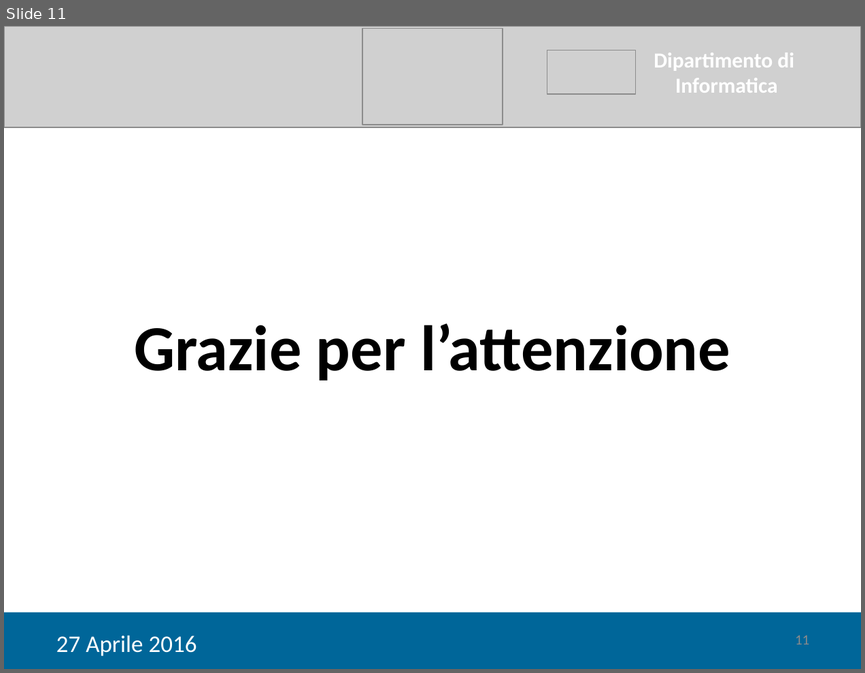
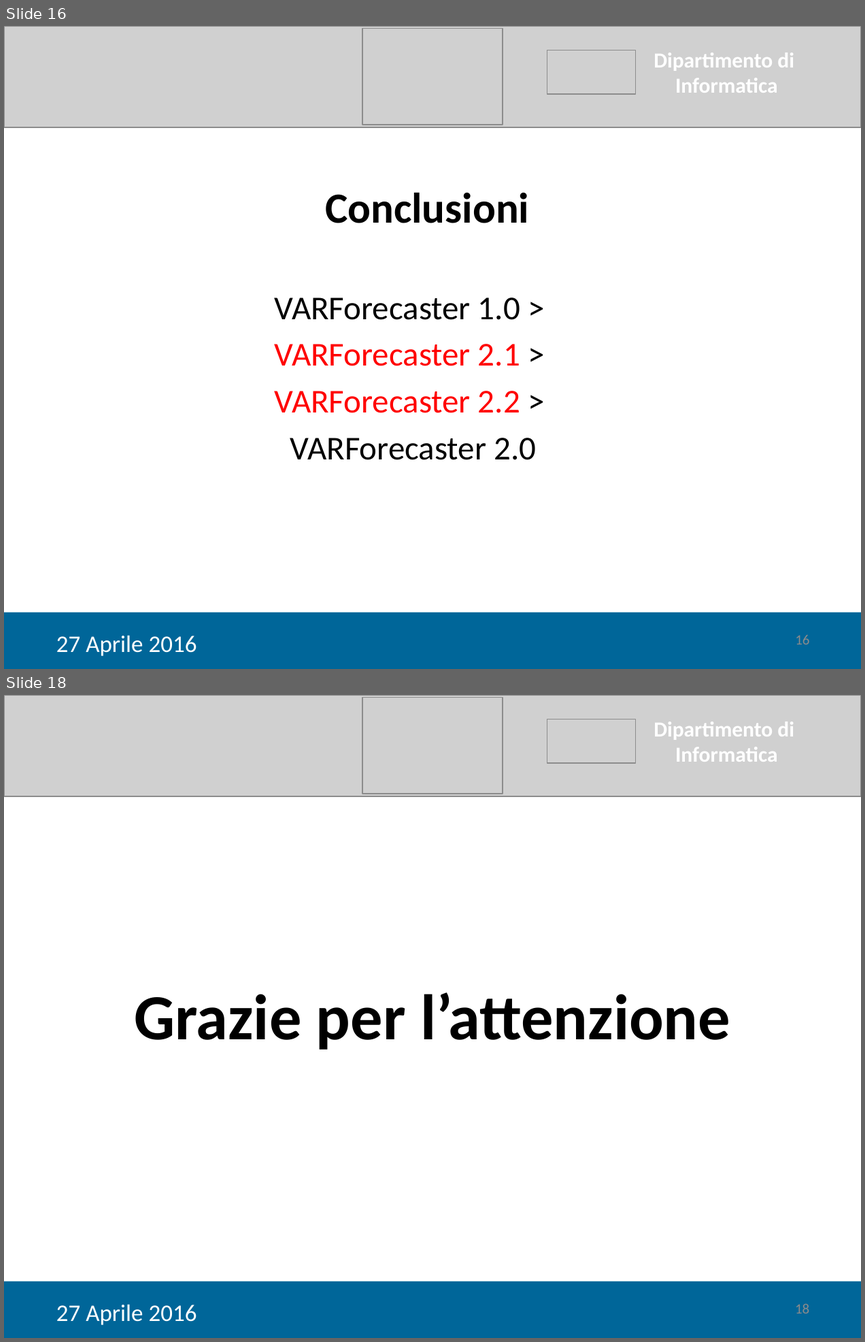
Before and after one commit to tps1516/Tesi, a slide deck: Tesi Corrado/Giancaspro_Corrado_Presentazione.pptx. Shown one above the other, each under a label of ours: slide 11 before the commit, slides 16 and 18 after it; the slides between them are not shown. The pictures are 865x673 and 865x1342 pixels, drawn with LibreOffice and Linux fonts; fonts in the diff are those of the drawing; grey boxes stand for pictures. Boxes give left, top, right and bottom in pixels: in the first picture for what was removed or moved away, otherwise in the second. Text is boxed around its words. In the diff, an @@ line names an element or a change of style, - is before the commit and + after.

```diff
--- a/Tesi Corrado/Giancaspro_Corrado_Presentazione.pptx
+++ b/Tesi Corrado/Giancaspro_Corrado_Presentazione.pptx
@@ slide 16 added at bbox=[4, 26, 861, 669], background #FFFFFF @@
@@ picture added at bbox=[4, 26, 861, 127] @@
@@ picture added at bbox=[362, 29, 502, 125] @@
@@ picture added at bbox=[547, 50, 636, 94] @@
@@ text added at bbox=[653, 53, 794, 93], 18 pt, text #FFFFFF, bold @@
+Dipartimento di
+Informatica
@@ text added at bbox=[325, 192, 529, 223], 36 pt, text #000000, bold @@
+Conclusioni
@@ text added at bbox=[275, 297, 536, 460], 28 pt, text #000000 @@
+VARForecaster 1.0 >
+VARForecaster 2.1 >
+VARForecaster 2.2 >
+VARForecaster 2.0
@@ rectangle added at bbox=[4, 612, 861, 669], fill #006699 @@
@@ text added at bbox=[56, 635, 197, 656], 20 pt, text #FFFFFF @@
+27 Aprile 2016
@@ page number added at bbox=[795, 635, 809, 644], 12 pt, text #8C8C8C @@
+16
@@ what was slide 11 is now slide 18 @@
@@ page number at bbox=[795, 1304, 809, 1313]: text changed @@
-11
+18
```
Also in this commit, not shown: 8 slides changed, 7 other slides added, 1 slide removed, 1 other file.
